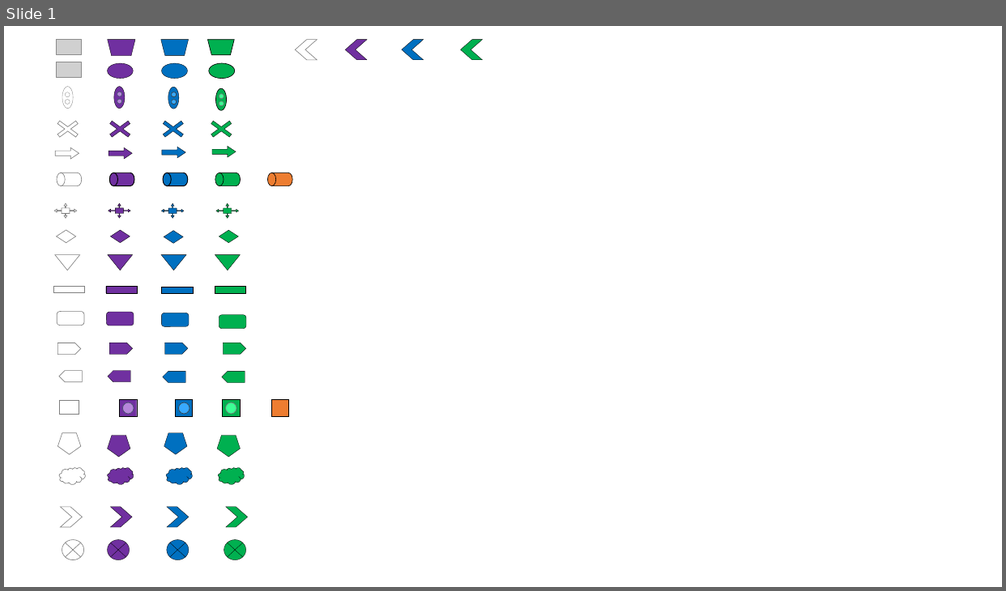
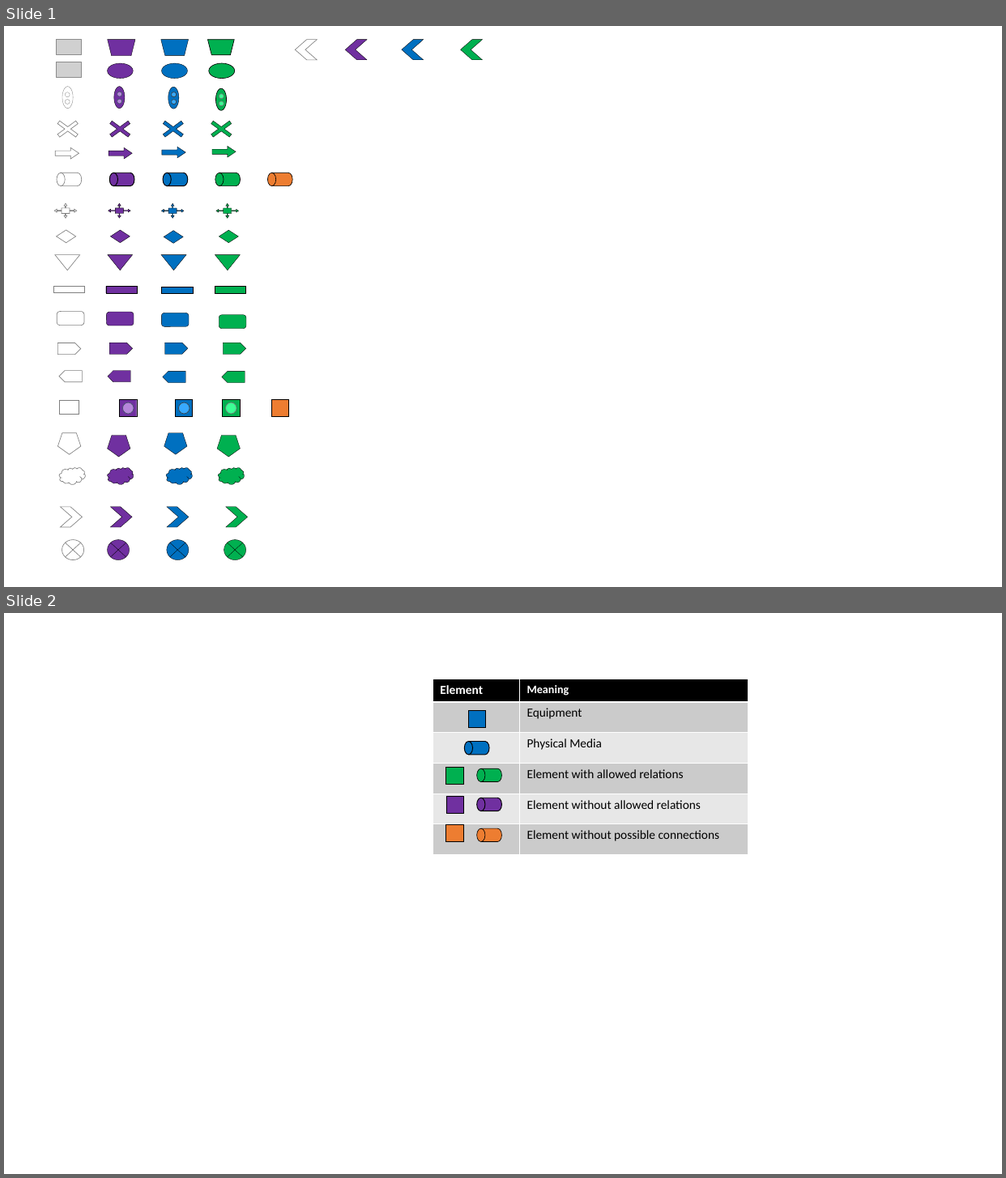
Before and after one commit to OntNetGroup/OntologyBased-Network-Advisor, a slide deck: GraphVisualizerHTML/resource/Formas.ppt. Shown one above the other, each under a label of ours: slide 1 before the commit, slides 1 and 2 after it. The pictures are 1006x591 and 1006x1178 pixels, drawn with LibreOffice and Linux fonts; fonts in the diff are those of the drawing; grey boxes stand for pictures. Boxes give left, top, right and bottom in pixels: in the first picture for what was removed or moved away, otherwise in the second. Text is boxed around its words. In the diff, an @@ line names an element or a change of style, - is before the commit and + after.

```diff
--- a/GraphVisualizerHTML/resource/Formas.ppt
+++ b/GraphVisualizerHTML/resource/Formas.ppt
@@ slide 2 added at <box>4,613,1002,1174</box>, background #FFFFFF @@
@@ table added at <box>432,679,748,851</box>, 6 rows, 2 columns @@
+Element | Meaning
+ | Equipment
+ | Physical Media
+ | Element with allowed relations
+ | Element without allowed relations
+ | Element without possible connections
@@ rectangle added at <box>468,710,485,727</box>, fill #0070C0, outline #000000 0.26 pt @@
@@ flow chart magnetic drum added at <box>464,742,488,755</box>, fill #0070C0, outline #000000 0.74 pt @@
@@ rectangle added at <box>446,767,463,784</box>, fill #00B050, outline #000000 0.51 pt @@
@@ flow chart magnetic drum added at <box>477,769,501,782</box>, fill #00B050, outline #000000 0.51 pt @@
@@ rectangle added at <box>446,795,463,813</box>, fill #7030A0, outline #000000 0.26 pt @@
@@ flow chart magnetic drum added at <box>477,798,501,811</box>, fill #7030A0, outline #000000 0.74 pt @@
@@ rectangle added at <box>446,824,463,842</box>, fill #ED7D31, outline #000000 0.51 pt @@
@@ flow chart magnetic drum added at <box>477,828,501,842</box>, fill #ED7D31, outline #000000 0.51 pt @@
```
Also in this commit, not shown: 2 other files.
